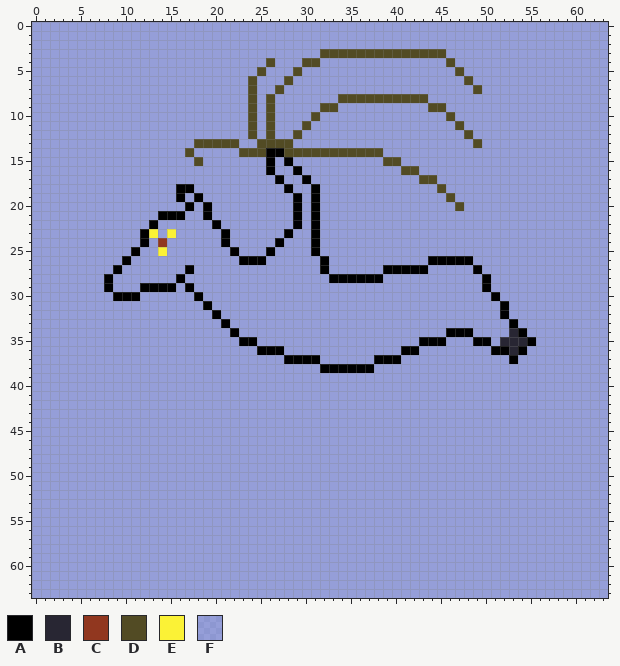
File history of a pixel-art file, Art Archive/Project Files/4_Trojan Bat/trojan-bat_default.aseprite. The picture above was drawn from the file before the commit.
64x64 pixels, 1 frame.
Visible layers, top first: "wingstuff/arm", "bodystuff/trefoil", "bodystuff/hoof", "bodystuff/base", "Misc/bg" opacity 49%.
Palette (. is transparent): A #000000  B #282633  C #91371f  D #524b24  E #fbf236  F #5b6ee17d
Pixels before (only the part around the change), first column x 13:
 0 FFFFFFFFFFFFFFFFFFFFFFFFFFFFFFFFFFFFFFFFFFFFFFF
 1 FFFFFFFFFFFFFFFFFFFFFFFFFFFFFFFFFFFFFFFFFFFFFFF
 2 FFFFFFFFFFFFFFFFFFFFFFFFFFFFFFFFFFFFFFFFFFFFFFF
 3 FFFFFFFFFFFFFFFFFFFDDDDDDDDDDDDDDFFFFFFFFFFFFFF
 4 FFFFFFFFFFFFFDFFFDDFFFFFFFFFFFFFFDFFFFFFFFFFFFF
 5 FFFFFFFFFFFFDFFFDFFFFFFFFFFFFFFFFFDFFFFFFFFFFFF
 6 FFFFFFFFFFFDFFFDFFFFFFFFFFFFFFFFFFFDFFFFFFFFFFF
 7 FFFFFFFFFFFDFFDFFFFFFFFFFFFFFFFFFFFFDFFFFFFFFFF
 8 FFFFFFFFFFFDFDFFFFFFFDDDDDDDDDDFFFFFFFFFFFFFFFF
 9 FFFFFFFFFFFDFDFFFFFDDFFFFFFFFFFDDFFFFFFFFFFFFFF
10 FFFFFFFFFFFDFDFFFFDFFFFFFFFFFFFFFDFFFFFFFFFFFFF
11 FFFFFFFFFFFDFDFFFDFFFFFFFFFFFFFFFFDFFFFFFFFFFFF
12 FFFFFFFFFFFDFDFFDFFFFFFFFFFFFFFFFFFDFFFFFFFFFFF
13 FFFFFDDDDDFFDDDDFFFFFFFFFFFFFFFFFFFFDFFFFFFFFFF
14 FFFFDFFFFFDDDAADDDDDDDDDDDFFFFFFFFFFFFFFFFFFFFF
15 FFFFFDFFFFFFFAFAFFFFFFFFFFDDFFFFFFFFFFFFFFFFFFF
16 FFFFFFFFFFFFFAFFAFFFFFFFFFFFDDFFFFFFFFFFFFFFFFF
17 FFFFFFFFFFFFFFAFFAFFFFFFFFFFFFDDFFFFFFFFFFFFFFF
18 FFFAAFFFFFFFFFFAFFAFFFFFFFFFFFFFDFFFFFFFFFFFFFF
19 FFFAFAFFFFFFFFFFAFAFFFFFFFFFFFFFFDFFFFFFFFFFFFF
20 FFFFAFAFFFFFFFFFAFAFFFFFFFFFFFFFFFDFFFFFFFFFFFF
21 FAAAFFAFFFFFFFFFAFAFFFFFFFFFFFFFFFFFFFFFFFFFFFF
22 AFFFFFFAFFFFFFFFAFAFFFFFFFFFFFFFFFFFFFFFFFFFFFF
23 EFEFFFFFAFFFFFFAFFAFFFFFFFFFFFFFFFFFFFFFFFFFFFF
24 FCFFFFFFAFFFFFAFFFAFFFFFFFFFFFFFFFFFFFFFFFFFFFF
25 FEFFFFFFFAFFFAFFFFAFFFFFFFFFFFFFFFFFFFFFFFFFFFF
26 FFFFFFFFFFAAAFFFFFFAFFFFFFFFFFFAAAAAFFFFFFFFFFF
27 FFFFAFFFFFFFFFFFFFFAFFFFFFAAAAAFFFFFAFFFFFFFFFF
28 FFFAFFFFFFFFFFFFFFFFAAAAAAFFFFFFFFFFFAFFFFFFFFF
29 AAAFAFFFFFFFFFFFFFFFFFFFFFFFFFFFFFFFFAFFFFFFFFF
30 FFFFFAFFFFFFFFFFFFFFFFFFFFFFFFFFFFFFFFAFFFFFFFF
31 FFFFFFAFFFFFFFFFFFFFFFFFFFFFFFFFFFFFFFFAFFFFFFF
32 FFFFFFFAFFFFFFFFFFFFFFFFFFFFFFFFFFFFFFFAFFFFFFF
33 FFFFFFFFAFFFFFFFFFFFFFFFFFFFFFFFFFFFFFFFAFFFFFF
34 FFFFFFFFFAFFFFFFFFFFFFFFFFFFFFFFFAAAFFFFBAFFFFF
35 FFFFFFFFFFAAFFFFFFFFFFFFFFFFFFAAAFFFAAFBBBAFFFF
36 FFFFFFFFFFFFAAAFFFFFFFFFFFFFAAFFFFFFFFAABAFFFFF
New version:
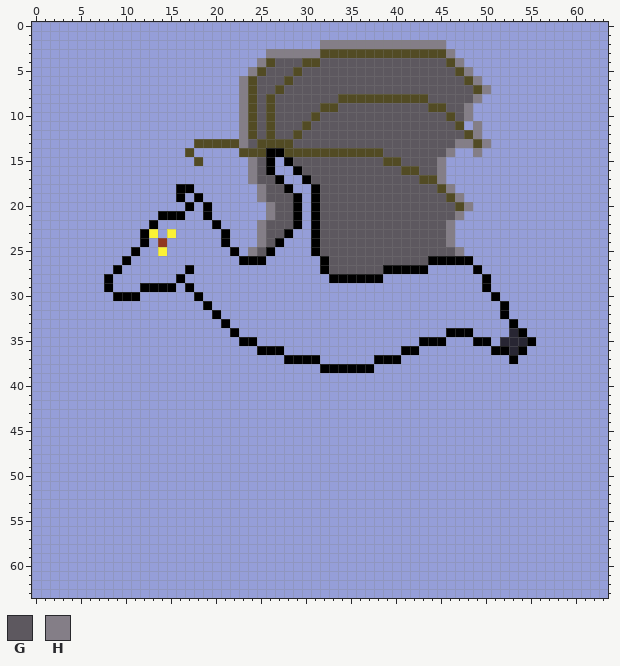
Colours new in this view: G #5d585f  H #847e87
Changes in this commit:
Layers "wingstuff/wingcolor", "wingstuff/wing":
Colour G replaces colour F in row 4 at x 27 to 29 and 32 to 45; in row 5 at x 26 to 28 and 30 to 46; in row 6 at x 25 to 27 and 29 to 47; in row 7 at x 25 to 26 and 28 to 48; in row 8 at x 25, 27 to 33 and 44 to 48; in row 9 at x 25, 27 to 31, 34 to 43 and 46 to 47.
Colour G replaces colour F in row 10 at x 25, 27 to 30, 32 to 45 and 47; in row 11 at x 25, 27 to 29 and 31 to 46; in row 12 at x 25, 27 to 28 and 30 to 47; in row 13 at x 24 and 29 to 46; in row 14 at x 39 to 45; in row 15 at x 25, 29 to 38 and 41 to 44.
Colour G replaces colour F in row 16 at x 25, 30 to 40 and 43 to 44; in row 17 at x 25 to 26 and 31 to 42; in row 18 at x 26 to 27 and 32 to 44; in row 19 at x 26 to 28 and 32 to 45; in rows 20 to 21 at x 27 to 28 and 32 to 46; in row 22 at x 26 to 28 and 32 to 45.
Colour G replaces colour F in row 23 at x 26 to 27 and 32 to 45; in row 24 at x 26 and 32 to 45; in row 25 at x 25 and 32 to 46; in row 26 at x 33 to 43; in row 27 at x 33 to 38.
Colour H replaces colour F in row 2 at x 32 to 45; in row 3 at x 26 to 31 and 46; in row 4 at x 25 and 47; in row 5 at x 24 and 48; in row 6 at x 23 and 49; in row 7 at x 23 and 50.
Colour H replaces colour F in row 8 at x 23 and 49; in rows 9 to 10 at x 23 and 48; in rows 11 to 12 at x 23 and 49; in row 13 at x 23, 47 to 48 and 50; in row 14 at x 46 and 49; in rows 15 to 17 at x 24 and 45.
Colour H replaces colour F in row 18 at x 25 and 46; in row 19 at x 25 and 47; in row 20 at x 26 and 48; in row 21 at x 26 and 47; in rows 22 to 24 at x 25 and 46; in row 25 at x 24 and 47.
